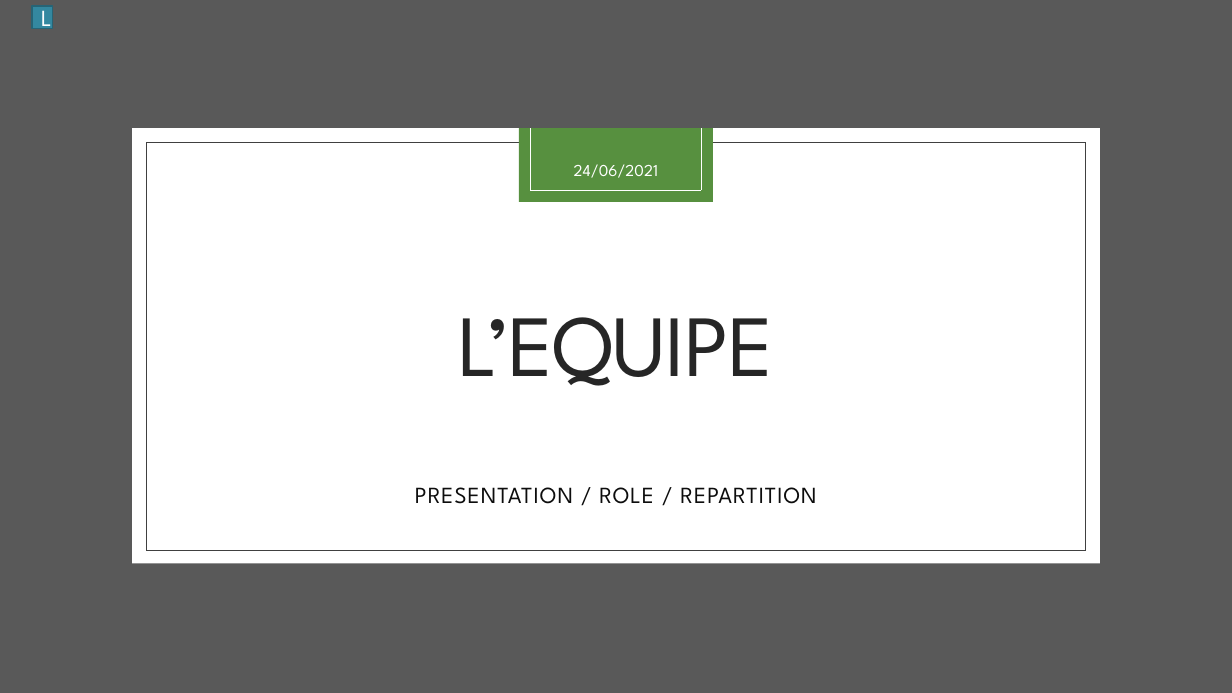
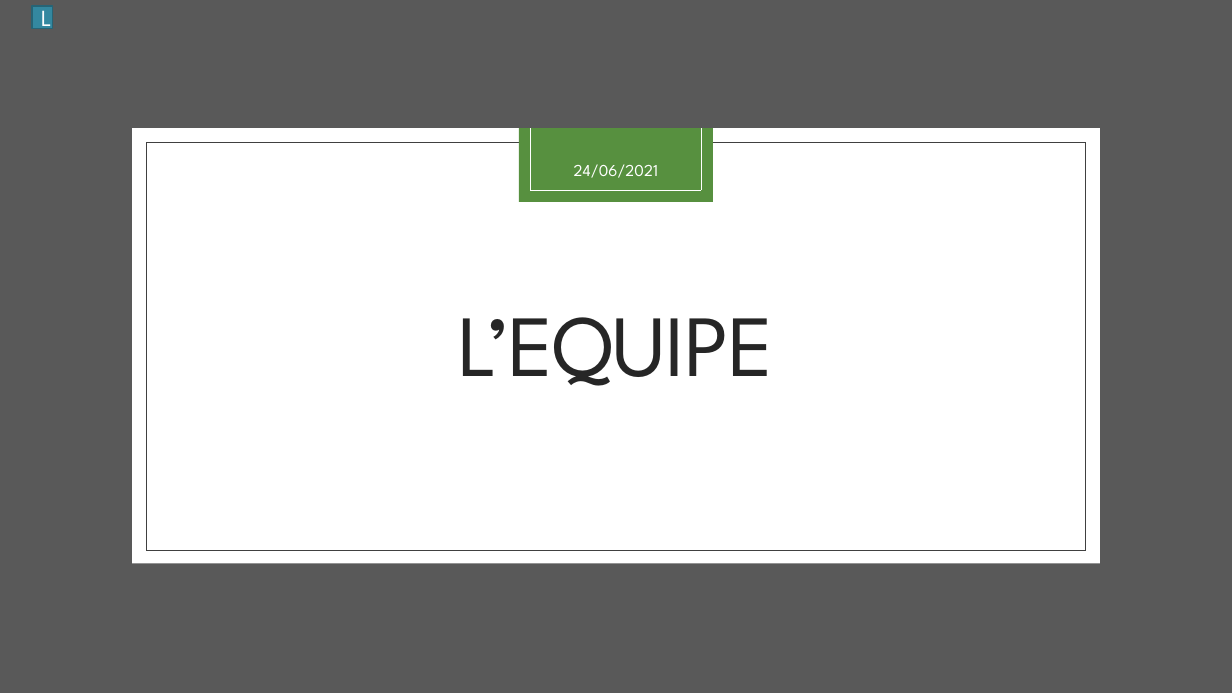
Before and after one commit to aiekick/ProjectStationMeteo, a slide deck: slide 7 of doc/StationMeteo_Soutenance_Stephane.pptx. Drawn at 1232x693 pixels with LibreOffice and Linux fonts; fonts in the diff are those of the drawing. Boxes give left, top, right and bottom in pixels: in the first picture for what was removed or moved away, otherwise in the second. Text is boxed around its words. In the diff, an @@ line names an element or a change of style, - is before the commit and + after.

```diff
--- a/doc/StationMeteo_Soutenance_Stephane.pptx
+++ b/doc/StationMeteo_Soutenance_Stephane.pptx
@@ subtitle removed at [415,487,816,504] @@
-PRESENTATION / ROLE / REPARTITION
```
Also in this commit, not shown: 14 other slides changed, 1 slide removed.
